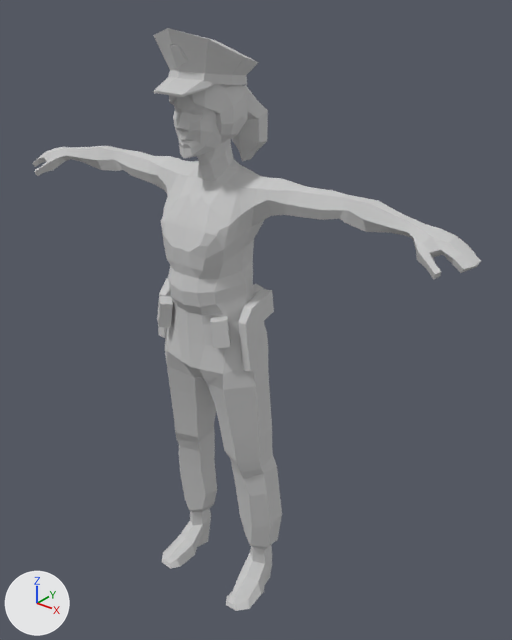
Renders of the FBX model Assets/Models/Enemies/lpFemale_police_A.FBX from each side of a commit.
Camera for both pictures: a 50 mm camera at (1.288, -1.397, 1.907) aimed at (0.059, 0.14, 0.954). Every picture has the same lights, and +X, +Y and +Z are marked at lower left. Where no turn or scale is listed for an object, it has been applied to the vertices.

In view in the first picture: 'lpFemale_casual_C'.
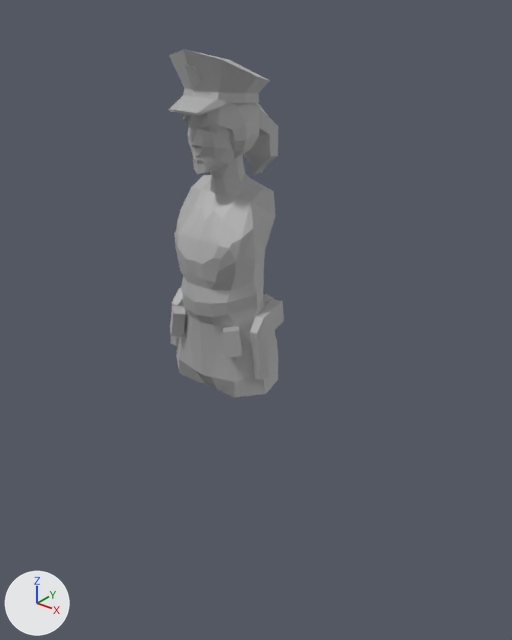
What differs and where, as boxes [x1, y1, x2, y2] in the pictures (512 x 640 px):
'lpFemale_casual_C', surface changed, reshaped, moved (74% narrower, 40% shorter): before [32, 28, 481, 611]; after [169, 49, 284, 398]
part 1 of me_mesh, deleted: before [32, 145, 481, 279]
part 2 of me_mesh, deleted: before [162, 354, 282, 611]

The change, as a list of edits to the scene's bpy script:
```text
Change mat_peoplecolors:
    mat_peoplecolors.metallic: 0.0 -> 1.0
Change me_mesh:
    used by ob_lpfemale_casual_c; location = (0.0, 0.0, 0.05)
    remove me_mesh.from_pydata(...)  # 1002 vertices, 994 faces; spans x -0.77..0.77, y -0.16..0.23, z -0.05..1.75
    add me_mesh.from_pydata(...)  # 572 vertices, 566 faces; spans x -0.19..0.19, y -0.16..0.23, z 0.72..1.75
    me_mesh part 1: 240 vertices removed from x -0.77..0.77, y -0.06..0.12, z 1.25..1.39
    me_mesh part 2: 190 vertices removed from x -0.21..0.21, y -0.11..0.13, z -0.05..0.69
Change ob_lpfemale_casual_c:
    ob_lpfemale_casual_c.location: (0.0, 0.0, 0.05) -> (0.0, 0.05, 0.0)
```
